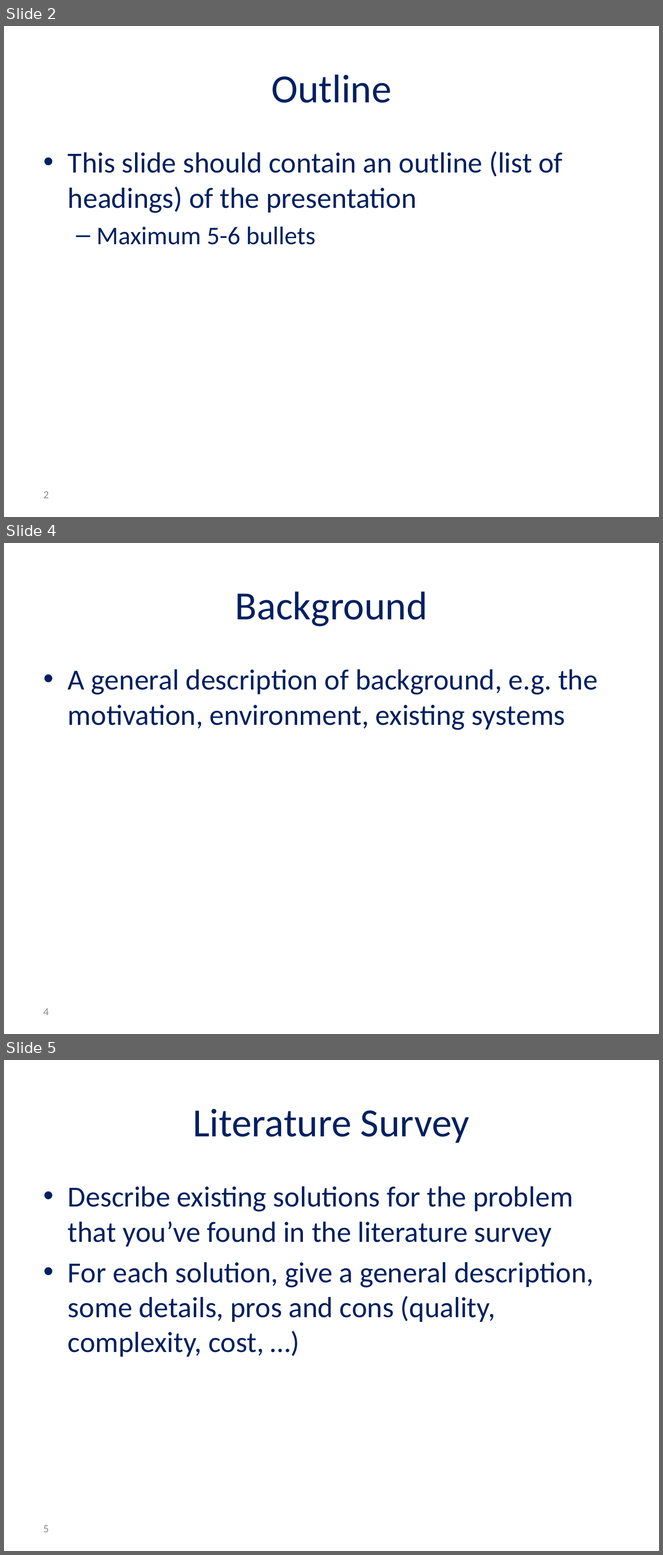
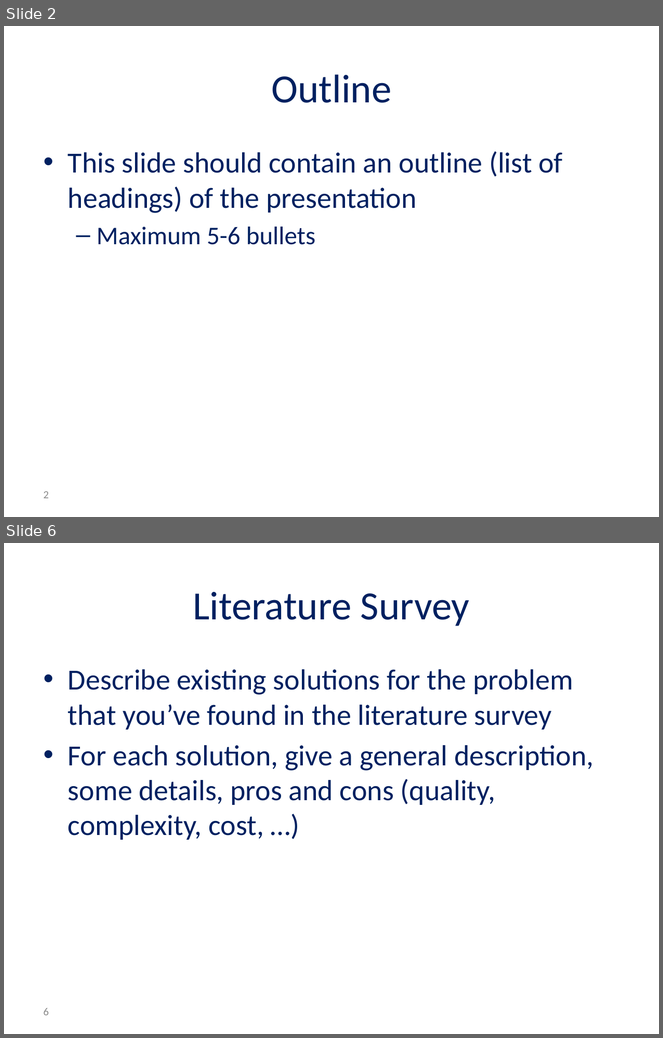
Before and after one commit to reggevlivney/BrainSway, a slide deck: Project_Midterm_Presentation.pptx. Shown one above the other, each under a label of ours: slides 2, 4 and 5 before the commit, slides 2 and 6 after it; the slides between them are not shown. The pictures are 663x1555 and 663x1038 pixels, drawn with LibreOffice and Linux fonts; fonts in the diff are those of the drawing; background and template pictures are left out. Boxes give left, top, right and bottom in pixels: in the first picture for what was removed or moved away, otherwise in the second. Text is boxed around its words. In the diff, an @@ line names an element or a change of style, - is before the commit and + after.

```diff
--- a/Project_Midterm_Presentation.pptx
+++ b/Project_Midterm_Presentation.pptx
@@ slide 4 removed at (x1=4, y1=543, x2=659, y2=1034), background #FFFFFF @@
@@ title removed at (x1=235, y1=591, x2=428, y2=627) @@
-Background
@@ text removed at (x1=68, y1=669, x2=598, y2=730) @@
-• A general description of background, e.g. the motivation, environment, existing systems
@@ page number removed at (x1=44, y1=1008, x2=49, y2=1016) @@
-4
@@ what was slide 5 is now slide 6 @@
@@ page number at (x1=44, y1=1008, x2=49, y2=1016): text changed @@
-5
+6
```
Also in this commit, not shown: 2 slides changed, 6 slides added, 1 other slide removed, 2 other files.
